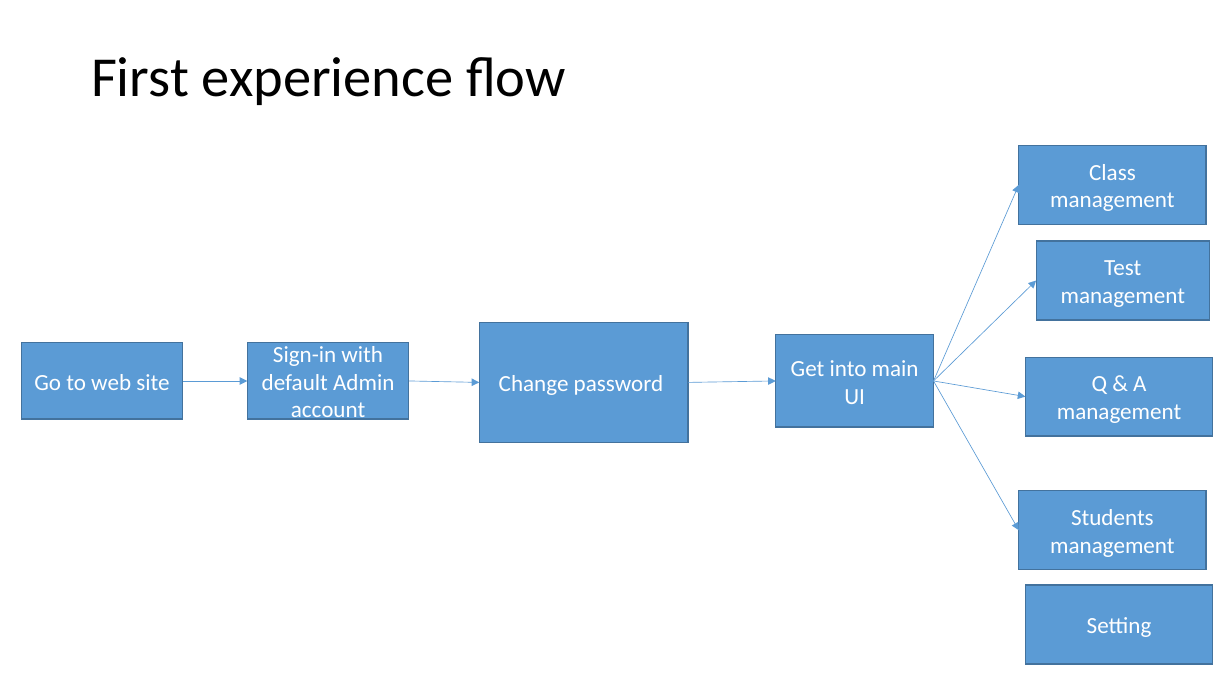
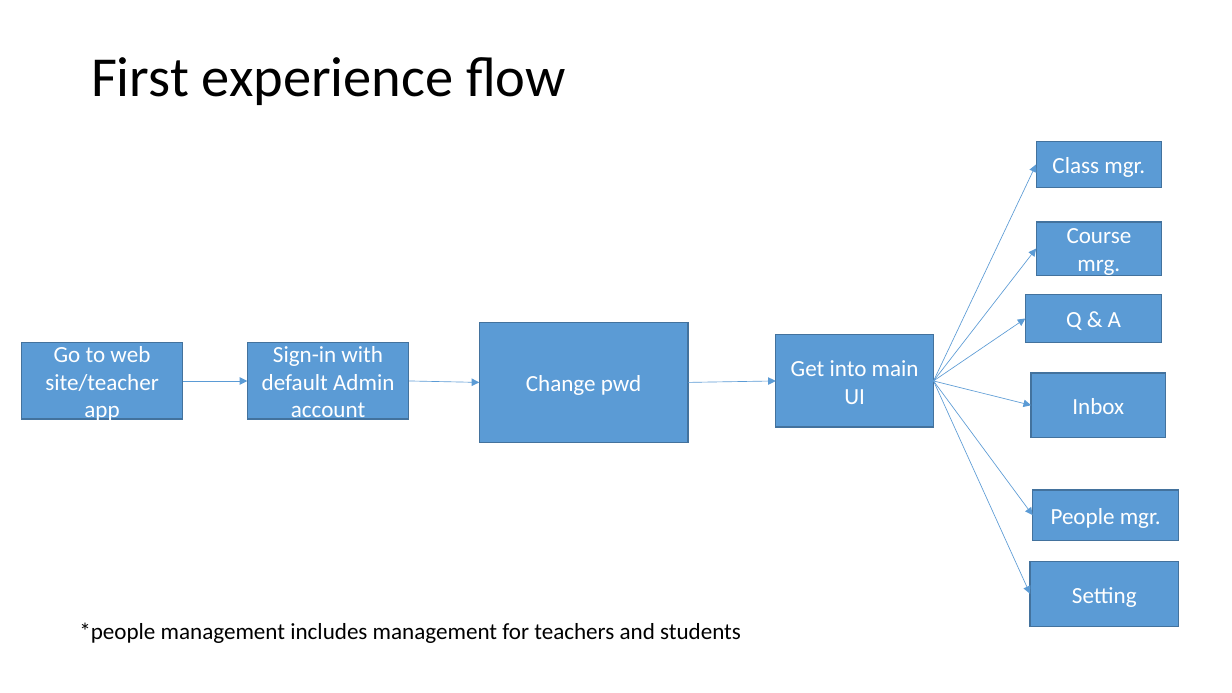
Before and after one commit to Wu-Fei/Parrot-Wireframe, a slide deck: slide 2 of Admin tool flow.pptx. Drawn at 1232x693 pixels with LibreOffice and Linux fonts; fonts in the diff are those of the drawing. Boxes give left, top, right and bottom in pixels: in the first picture for what was removed or moved away, otherwise in the second. Text is boxed around its words. In the diff, an @@ line names an element or a change of style, - is before the commit and + after.

```diff
--- a/Admin tool flow.pptx
+++ b/Admin tool flow.pptx
@@ rectangle "Class mgr.": place and size @@
-rectangle "Class mgr." at <box>1019,145,1207,224</box>
+rectangle "Class mgr." at <box>1036,141,1162,188</box>
@@ arrow moved from (933, 381) - (1019, 185) to (933, 381) - (1036, 165) @@
@@ text in rectangle at <box>1052,157,1145,177</box>: text changed @@
-Class management
+Class mgr.
@@ rectangle "Course mrg.": place and size @@
-rectangle "Course mrg." at <box>1036,241,1210,320</box>
+rectangle "Course mrg." at <box>1036,222,1162,275</box>
@@ text in rectangle at <box>1067,228,1132,278</box>: text changed @@
-Test management
+Course mrg.
@@ arrow moved from (933, 381) - (1036, 281) to (933, 381) - (1036, 249) @@
@@ rectangle "Q & A": place and size @@
-rectangle "Q & A" at <box>1026,358,1214,436</box>
+rectangle "Q & A" at <box>1026,294,1162,343</box>
@@ arrow moved from (933, 381) - (1026, 396) to (933, 381) - (1026, 319) @@
@@ text in rectangle at <box>1066,312,1121,330</box>: text changed @@
-Q & A management
+Q & A
@@ text in rectangle at <box>45,342,159,424</box>: text changed @@
-Go to web site
+Go to web site/teacher app
@@ text in rectangle at <box>526,375,641,395</box>: text changed @@
-Change password
+Change pwd
@@ arrow moved from (933, 381) - (1019, 531) to (933, 381) - (1033, 516) @@
@@ arrow added from (933, 381) to (1031, 406), #5B9BD5 0.5 pt @@
@@ arrow added from (933, 381) to (1031, 594), #5B9BD5 0.5 pt @@
@@ rectangle added at <box>1031,373,1166,438</box>, fill #5B9BD5, outline #43739E 1 pt, 18 pt, text #FFFFFF @@
+Inbox
@@ rectangle "People mgr.": place and size @@
-rectangle "People mgr." at <box>1019,491,1207,569</box>
+rectangle "People mgr." at <box>1033,490,1179,541</box>
@@ text in rectangle at <box>1051,508,1161,528</box>: text changed @@
-Students management
+People mgr.
@@ rectangle "Setting": place and size @@
-rectangle "Setting" at <box>1026,585,1214,664</box>
+rectangle "Setting" at <box>1031,562,1179,627</box>
@@ text added at <box>79,622,741,643</box>, 18 pt, text #000000 @@
+*people management includes management for teachers and students
```
Also in this commit, not shown: 4 other slides changed, 1 slide added, 1 other file.
